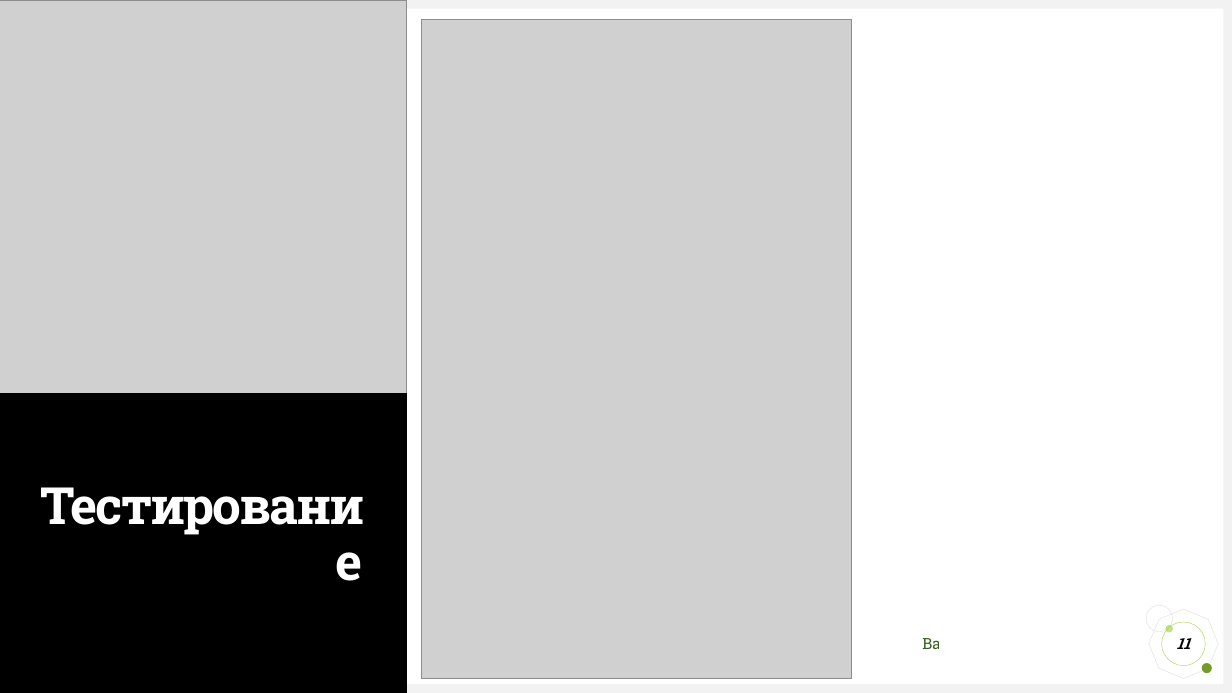
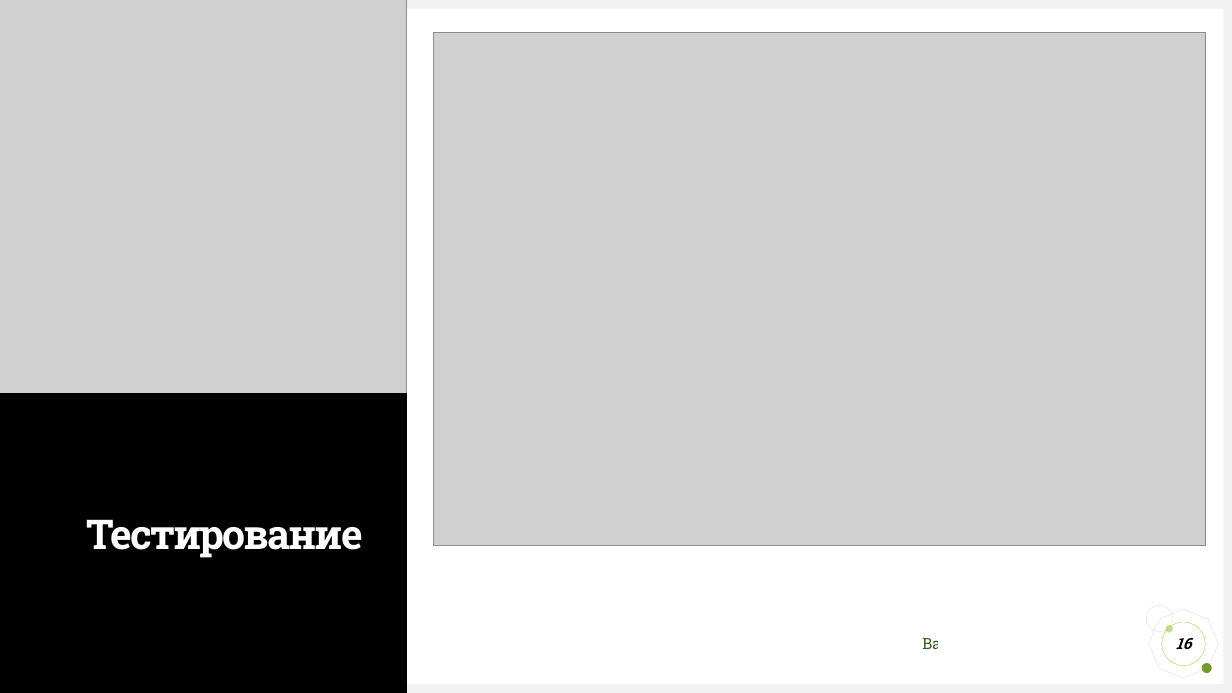
Before and after one commit to TenebressA1/GreenhouseSimulator, a slide deck: slide 16 of Презентация_Greenhouse.pptx (slide 11 before the commit). Drawn at 1232x693 pixels with LibreOffice and Linux fonts; fonts in the diff are those of the drawing; grey boxes stand for pictures. Boxes give left, top, right and bottom in pixels: in the first picture for what was removed or moved away, otherwise in the second. Text is boxed around its words. In the diff, an @@ line names an element or a change of style, - is before the commit and + after.

```diff
--- a/Презентация_Greenhouse.pptx
+++ b/Презентация_Greenhouse.pptx
@@ picture removed at box(421, 19, 852, 679) @@
@@ picture added at box(433, 32, 1205, 545) @@
@@ title "Тестирование" at box(0, 393, 407, 692): size 40 to 32 pt @@
@@ octagon at box(1142, 602, 1225, 685): proportions changed @@
@@ page number at box(1176, 638, 1191, 649): text changed @@
-11
+16
```
Also in this commit, not shown: 12 other slides changed, 4 slides added, 11 slides removed, 1 other file.
